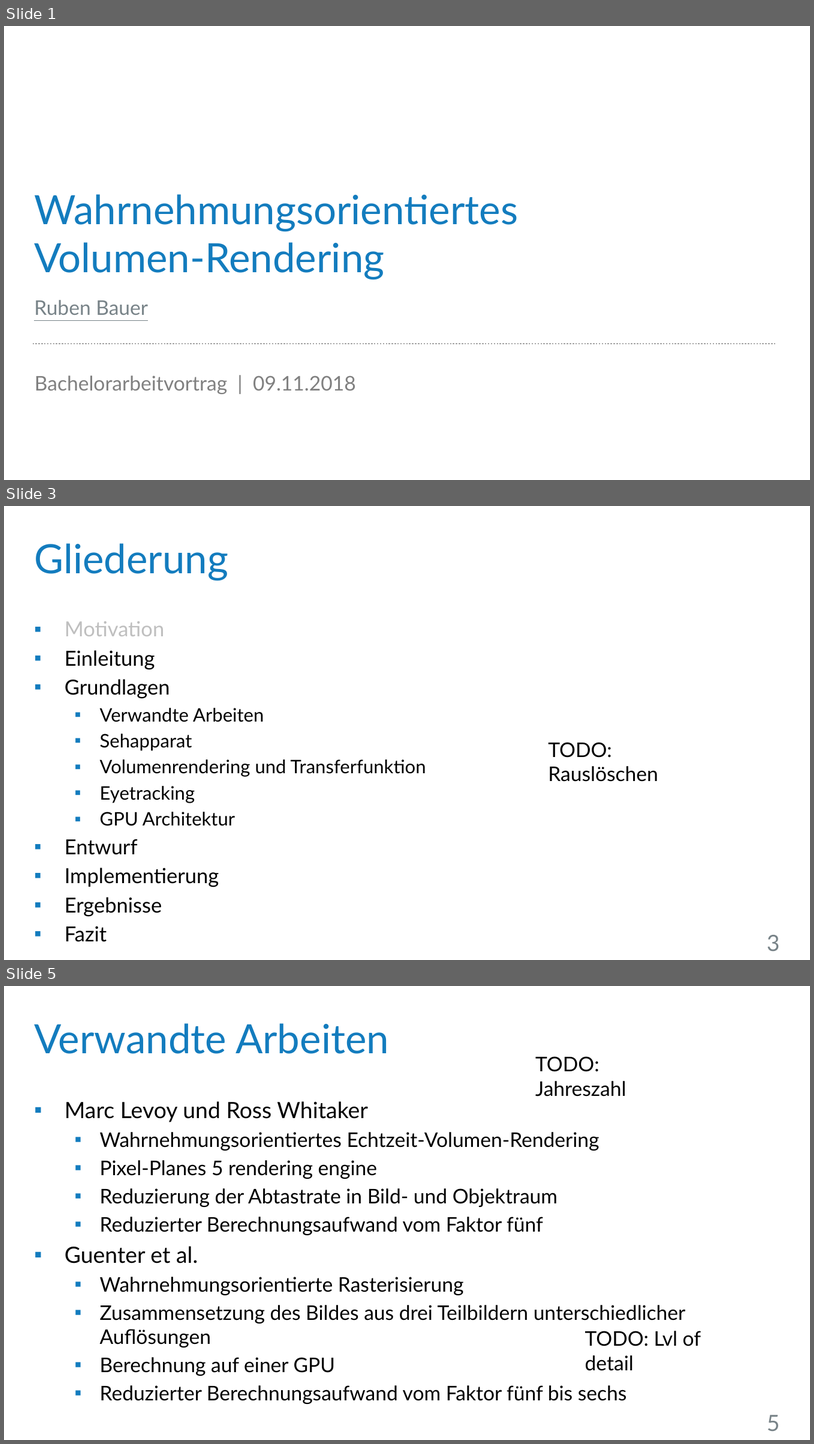
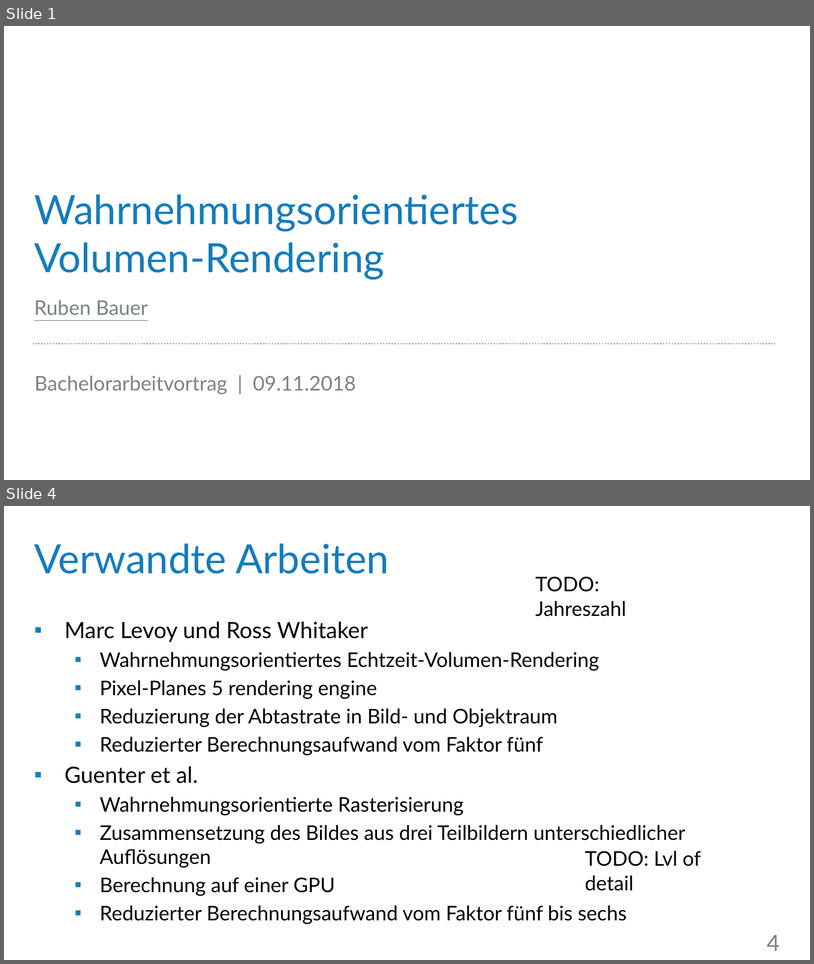
Before and after one commit to UniStuttgart-VISUS/FoveatedVolumeRendering, a slide deck: Dokumente/Vortrag/Wahrnehmungsorientiertes_Volumen-Rendering.pptx. Shown one above the other, each under a label of ours: slides 1, 3 and 5 before the commit, slides 1 and 4 after it; the slides between them are not shown. The pictures are 814x1444 and 814x964 pixels, drawn with LibreOffice and Linux fonts; fonts in the diff are those of the drawing; background and template pictures are left out. Boxes give left, top, right and bottom in pixels: in the first picture for what was removed or moved away, otherwise in the second. Text is boxed around its words. In the diff, an @@ line names an element or a change of style, - is before the commit and + after.

Commit message:
Vortrag: Motivation und Idee mit Bild ergänzt. Gliederung rausgelöscht.

```diff
--- a/Dokumente/Vortrag/Wahrnehmungsorientiertes_Volumen-Rendering.pptx
+++ b/Dokumente/Vortrag/Wahrnehmungsorientiertes_Volumen-Rendering.pptx
@@ slide 3 removed at (x1=4, y1=506, x2=810, y2=960), background #FFFFFF @@
@@ title removed at (x1=34, y1=543, x2=228, y2=581) @@
-Gliederung
@@ text removed at (x1=65, y1=621, x2=426, y2=916) @@
-▪ Motivation
-▪ Einleitung
-▪ Grundlagen
-  ▪ Verwandte Arbeiten
-  ▪ Sehapparat
-  ▪ Volumenrendering und Transferfunktion
-  ▪ Eyetracking
-  ▪ GPU Architektur
-▪ Entwurf
-▪ Implementierung
-▪ Ergebnisse
-▪ Fazit
@@ text removed at (x1=548, y1=742, x2=659, y2=781) @@
-TODO: Rauslöschen
@@ page number removed at (x1=767, y1=934, x2=780, y2=951) @@
-3
@@ what was slide 5 is now slide 4 @@
@@ page number at (x1=767, y1=934, x2=780, y2=951): text changed @@
-5
+4
```
Also in this commit, not shown: 2 slides changed, 1 other file.
